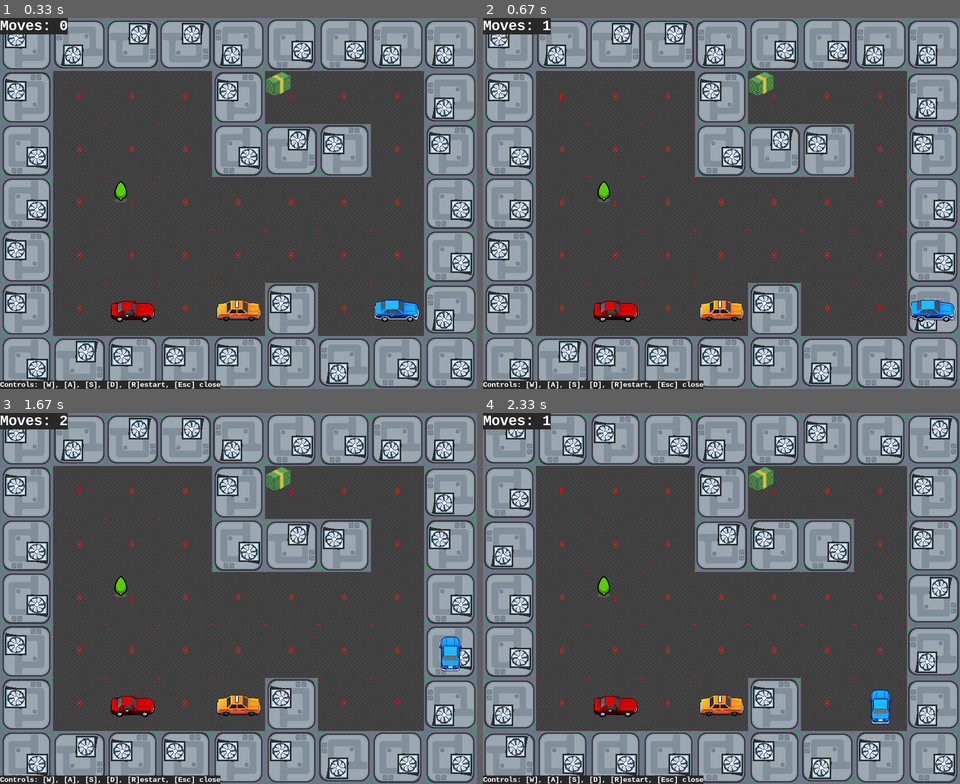
Above: before the commit, frames 1-4 (two rows, left to right).
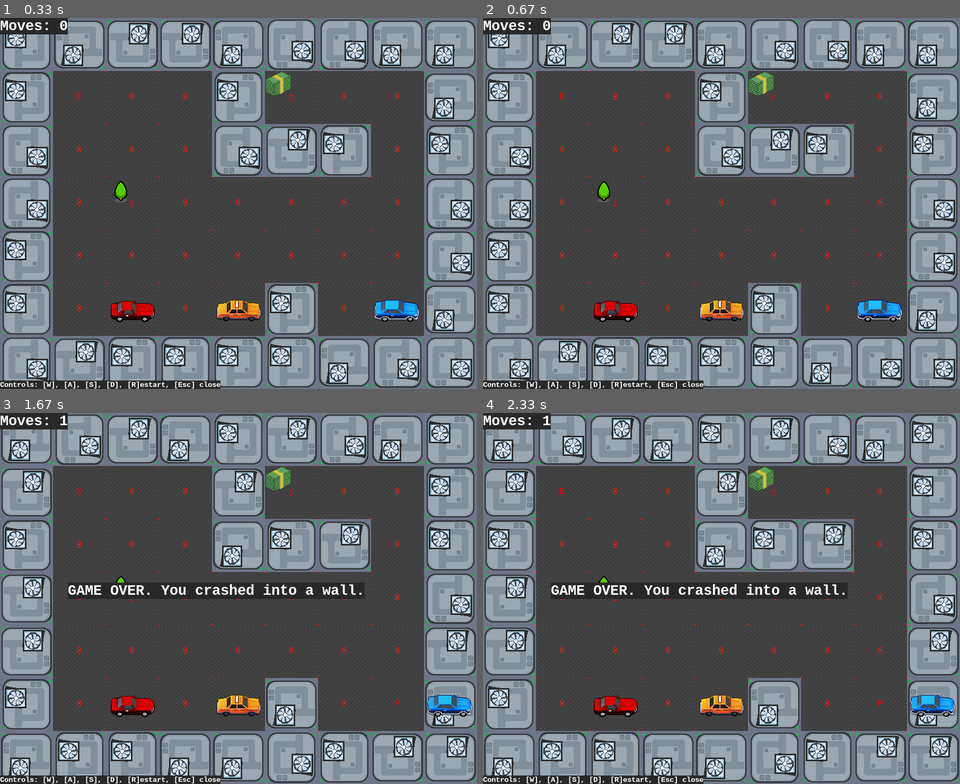
Above: after the commit, the same moments.

Repository: TOXYGENCY/2d_pygame
Game: pygame game, started from main.py
The game is run twice, just before and just after one commit, with the same random seed, the same clock (stepped at 60 frames per second) and the same inputs.
Inputs:
- Up to frame 1 (0.33 s): no input
- Up to frame 2 (0.67 s): hold R from 0.33 s (still down); hold D from 0.33 s (still down)
- Up to frame 3 (1.67 s): release R at 0.8 s; release D at 0.8 s; hold W from 1.33 s (still down)
- Up to frame 4 (2.33 s): release W at 1.8 s; tap R at 1.83 s

Frame 1 is identical in both runs. In frame 2, 0.9% of the frame differs, in the area x 12-99%, y 0-82%; in frame 3, 23%; in frame 4, 25%, in the area x 0-100%, y 0-100%.

Commit message:
Текст посередине экрана при завершении игры

Diff:
--- a/entities.py
+++ b/entities.py
@@ -263,17 +263,25 @@
         else:
             return self.tiles[y][x]
 
+    # Сбор коллекционного предмета
     def collect_collectable(self, mes=v.COLLECTABLE_MES):
         print(mes)
 
+    # Уровень пройден
     def level_passed(self):
-        v.tick_rate = 1
         v.show_win_mes = True
         v.show_lost_mes = False
+        v.tick_rate = 1
         print(v.WIN_MES)
 
+    # Уровень проигран
     def game_over(self, message):
-        print(f"GAME OVER. {message}")
-
+        v.show_win_mes = False
+        v.show_lost_mes = True
+        v.tick_rate = 1
+        v.lost_mes = f"GAME OVER. {message}"
+        print(v.lost_mes)
+
+    # Дебаг, не обращать внимания
     def debug(self):
         print(all_entities)
--- a/main.py
+++ b/main.py
@@ -17,6 +17,8 @@
 
 moves_font = pg.font.SysFont(v.MAIN_FONT, v.FONT_LARGE, True)
 controls_font = pg.font.SysFont(v.MAIN_FONT, v.FONT_SMALL, True)
+win_font = pg.font.SysFont(v.WIN_FONT, v.WIN_FONT_SIZE, True)
+lost_font = pg.font.SysFont(v.LOST_FONT, v.LOST_FONT_SIZE, True)
 
 
 # Рестарт уровня
@@ -24,8 +26,53 @@
     v.show_win_mes = False
     v.show_lost_mes = False
     v.tick_rate = v.DEFAULT_TICK_RATE
+    v.lost_mes = "GAME OVER."
     level = Level(v.selected_level)
+    level.moves_score = 0
+    print("Level restarted!")
     return level
+
+
+# Рисование текста
+def render_text():
+    # Отрисовка счетчика ходов
+    text_surface = moves_font.render(
+        f"Moves: {level.moves_score}", True, v.TEXT_PRIMARY, v.TEXT_BACKGROUND
+    )
+    screen.blit(text_surface, (0, 0))
+
+    # Подсказка по управлению
+    controls_surface = controls_font.render(
+        v.CONTROLS_HINT,
+        True,
+        v.TEXT_PRIMARY,
+        v.TEXT_BACKGROUND,
+    )
+    screen.blit(controls_surface, (0, v.HEIGHT - v.FONT_SMALL))
+
+    # Отрисовка текста по прохождению уровня
+    if v.show_win_mes:
+        win_surface = win_font.render(
+            v.WIN_MES,
+            True,
+            v.TEXT_PRIMARY,
+            v.TEXT_BACKGROUND,
+        )
+        screen.blit(
+            win_surface, (v.WIDTH // 5, v.HEIGHT // 2 - v.LOST_FONT_SIZE)
+        )
+
+    # Отрисовка текста по проигрышу
+    if v.show_lost_mes:
+        lost_surface = lost_font.render(
+            v.lost_mes,
+            True,
+            v.TEXT_PRIMARY,
+            v.TEXT_BACKGROUND,
+        )
+        screen.blit(
+            lost_surface, (v.WIDTH // 7, v.HEIGHT // 2 - v.LOST_FONT_SIZE)
+        )
 
 
 while running:
@@ -42,31 +89,21 @@
     level.render_tiles(screen)
 
     # Рисование текста
-    text_surface = moves_font.render(
-        f"Moves: {level.moves_score}", True, v.TEXT_PRIMARY, v.TEXT_BACKGROUND
-    )
-    screen.blit(text_surface, (0, 0))
-
-    controls_surface = controls_font.render(
-        v.CONTROLS_HINT,
-        True,
-        v.TEXT_PRIMARY,
-        v.TEXT_BACKGROUND,
-    )
-    screen.blit(controls_surface, (0, v.HEIGHT - v.FONT_SMALL))
+    render_text()
 
     key = pg.key.get_pressed()
     if any(key):
         direction = (0, 0)
-        if key[pg.K_w]:
-            direction = (0, 1)
-        elif key[pg.K_a]:
-            direction = (-1, 0)
-        elif key[pg.K_s]:
-            direction = (0, -1)
-        elif key[pg.K_d]:
-            direction = (1, 0)
-        elif key[pg.K_r]:
+        if not v.show_lost_mes and not v.show_win_mes:
+            if key[pg.K_w]:
+                direction = (0, 1)
+            elif key[pg.K_a]:
+                direction = (-1, 0)
+            elif key[pg.K_s]:
+                direction = (0, -1)
+            elif key[pg.K_d]:
+                direction = (1, 0)
+        if key[pg.K_r]:
             level = restart_level()
         elif key[pg.K_ESCAPE]:
             running = False
--- a/vars.py
+++ b/vars.py
@@ -7,6 +7,7 @@
 WINDOW_TITLE = "2D Pygame"
 CONTROLS_HINT = "Controls: [W], [A], [S], [D], [R]estart, [Esc] close"
 WIN_MES = "Congratulations, You Win!"
+lost_mes = "GAME OVER."
 COLLECTABLE_MES = "You picked up a collectable"
 
 DEFAULT_TICK_RATE = 6
@@ -32,7 +33,10 @@
 MAIN_FONT = "Consolas"
 FONT_LARGE = 30
 FONT_SMALL = 16
-
+WIN_FONT = MAIN_FONT
+WIN_FONT_SIZE = 40
+LOST_FONT = MAIN_FONT
+LOST_FONT_SIZE = 30
 
 # типы сущностей
 entity_types = {
